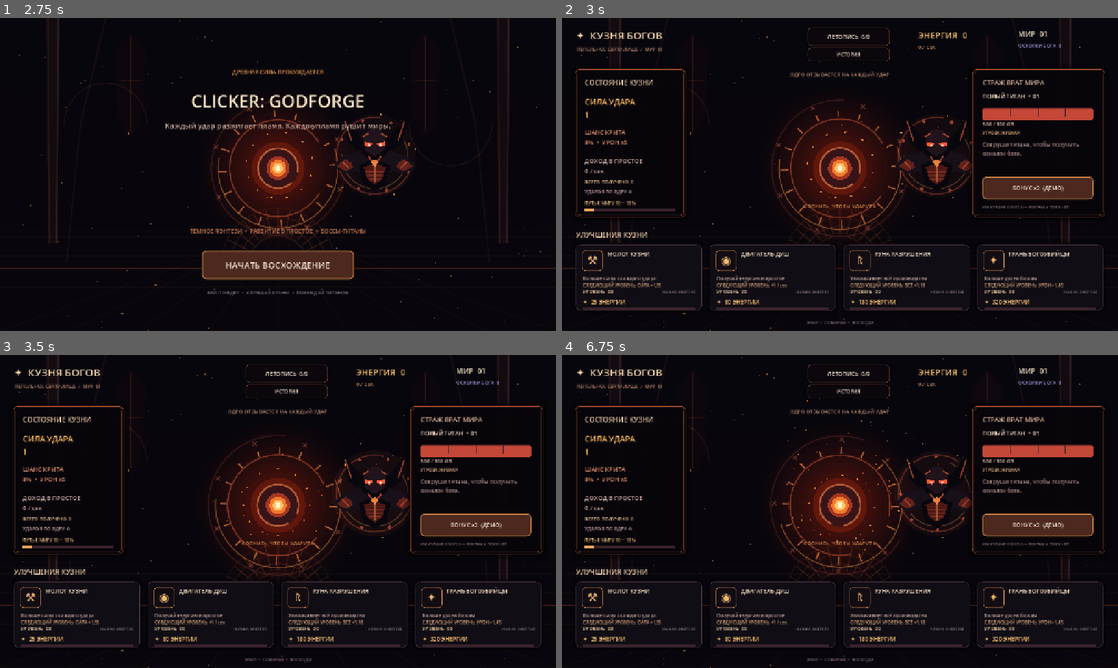
Above: before the commit, frames 1-4 (two rows, left to right).
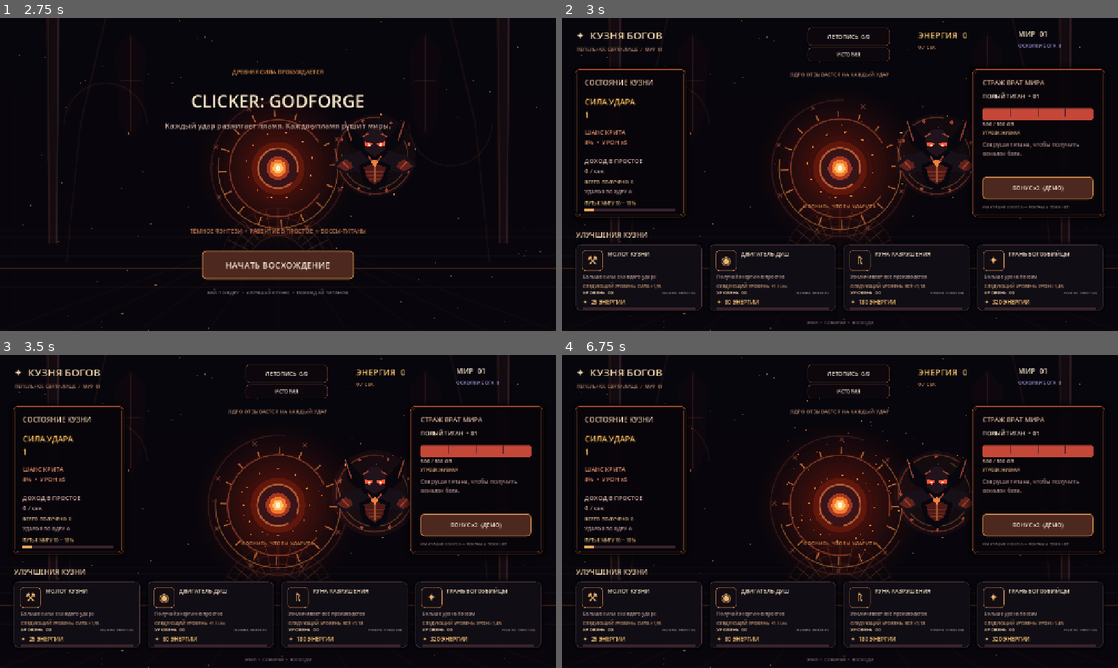
Above: after the commit, the same moments.

Repository: filesgloom-png/CLICKER-GODFORGE-
Game: Godot game, scene res://scenes/main.tscn
The game is run twice, just before and just after one commit, with the same random seed, the same clock (stepped at 60 frames per second) and the same inputs.
Inputs (mouse positions are in pixels of both pictures, inside the frame that each line leads up to):
- Up to frame 1 (2.75 s): no input
- Up to frame 2 (3 s): click "НАЧАТЬ ВОСХОЖДЕНИЕ" at 2.75 s
- Up to frame 3 (3.5 s): no input
- Up to frame 4 (6.75 s): click "ЛЕТОПИСЬ 0/9" at 3.5 s; click "ИСТОРИЯ" at 4.25 s; click (840, 495) at 5 s; click "БОНУС x2 (ДЕМО)" at 5.75 s; click "✕" at 6.5 s

Frame 1 is identical in both runs. In frame 2, 1.4% of the frame differs, in the area x 3-97%, y 82-89%; in frame 3, 1.4%; in frame 4, 1.4%.

Commit message:
Polish upgrade card progression layout

Diff:
--- a/scripts/game.gd
+++ b/scripts/game.gd
@@ -558,21 +558,21 @@
 	title.mouse_filter = Control.MOUSE_FILTER_IGNORE
 	ui_labels["upgrade_name_%d" % index] = title
 
-	var desc := _label(UPGRADE_DESC[index], pos + Vector2(16, 66), Vector2(258, 27), 11, Color("#bda39d"))
+	var desc := _label(UPGRADE_DESC[index], pos + Vector2(16, 64), Vector2(258, 22), 11, Color("#bda39d"))
 	desc.autowrap_mode = TextServer.AUTOWRAP_WORD_SMART
 	desc.mouse_filter = Control.MOUSE_FILTER_IGNORE
 	ui_labels["upgrade_desc_%d" % index] = desc
 
-	var level_label := _label("УРОВЕНЬ  00", pos + Vector2(16, 98), Vector2(92, 20), 11, Color("#e5c8a2"))
+	var level_label := _label("УРОВЕНЬ  00", pos + Vector2(16, 101), Vector2(92, 18), 11, Color("#e5c8a2"))
 	level_label.mouse_filter = Control.MOUSE_FILTER_IGNORE
 	ui_labels["upgrade_level_%d" % index] = level_label
 
-	var state_label := _label("ГОТОВО К КОВКЕ", pos + Vector2(104, 98), Vector2(172, 20), 9, Color("#f2bb70"))
+	var state_label := _label("ГОТОВО К КОВКЕ", pos + Vector2(104, 101), Vector2(172, 18), 9, Color("#f2bb70"))
 	state_label.horizontal_alignment = HORIZONTAL_ALIGNMENT_RIGHT
 	state_label.mouse_filter = Control.MOUSE_FILTER_IGNORE
 	ui_labels["upgrade_state_%d" % index] = state_label
 
-	var preview_label := _label("", pos + Vector2(16, 84), Vector2(258, 16), 10, Color("#c99b76"))
+	var preview_label := _label("", pos + Vector2(16, 86), Vector2(258, 14), 10, Color("#c99b76"))
 	preview_label.mouse_filter = Control.MOUSE_FILTER_IGNORE
 	ui_labels["upgrade_preview_%d" % index] = preview_label
 
